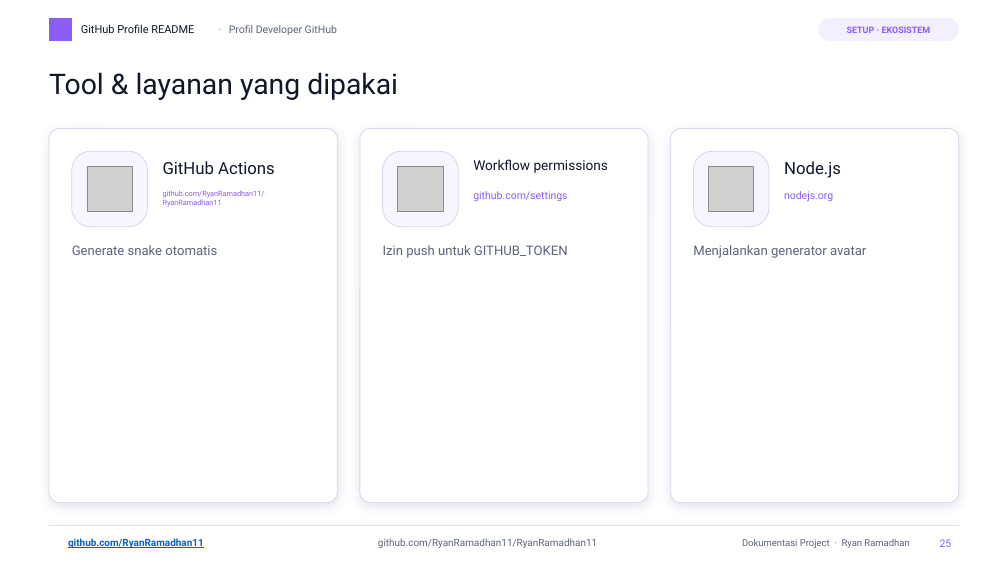
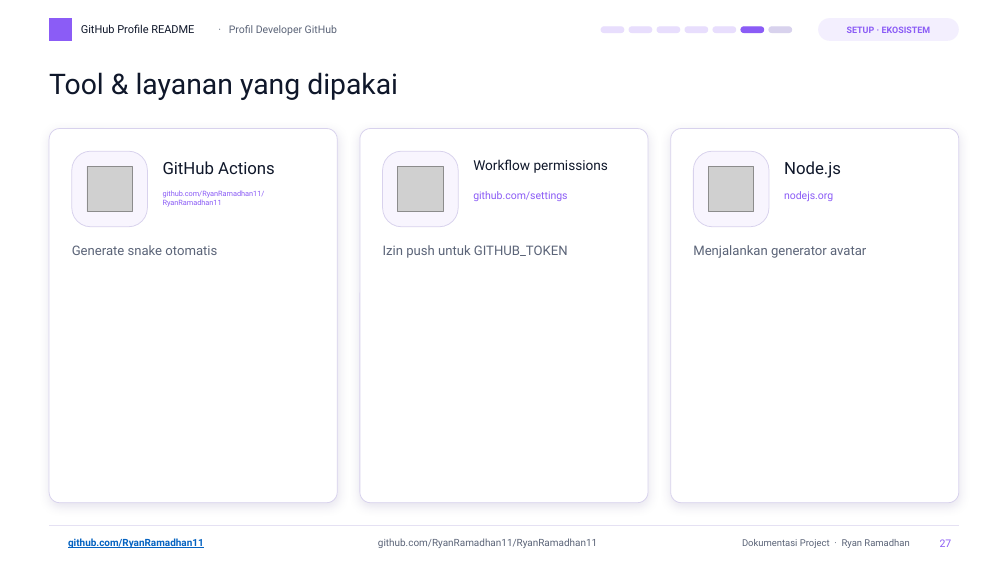
Before and after one commit to RyanRamadhan11/RyanRamadhan11, a slide deck: slide 27 of docs/presentasi/ryanramadhan11-dokumentasi.pptx (slide 25 before the commit). Drawn at 1008x567 pixels with LibreOffice and Linux fonts; fonts in the diff are those of the drawing; grey boxes stand for pictures; background and template pictures are left out. Boxes give left, top, right and bottom in pixels: in the first picture for what was removed or moved away, otherwise in the second. Text is boxed around its words. In the diff, an @@ line names an element or a change of style, - is before the commit and + after.

```diff
--- a/docs/presentasi/ryanramadhan11-dokumentasi.pptx
+++ b/docs/presentasi/ryanramadhan11-dokumentasi.pptx
@@ rounded rectangle added at [601,26,624,32], fill #E8DEFD, outline #E8DEFD 1 pt @@
@@ rounded rectangle added at [629,26,652,32], fill #E8DEFD, outline #E8DEFD 1 pt @@
@@ rounded rectangle added at [657,26,680,32], fill #E8DEFD, outline #E8DEFD 1 pt @@
@@ rounded rectangle added at [685,26,708,32], fill #E8DEFD, outline #E8DEFD 1 pt @@
@@ rounded rectangle added at [713,26,736,32], fill #E8DEFD, outline #E8DEFD 1 pt @@
@@ rounded rectangle added at [741,26,764,32], fill #8B5CF6, outline #8B5CF6 1 pt @@
@@ rounded rectangle added at [769,26,792,32], fill #D8D2ED, outline #D8D2ED 1 pt @@
@@ page number at [940,539,952,547]: text changed @@
-25
+27
```
Also in this commit, not shown: 22 other slides changed, 2 slides added, 3 other files.
